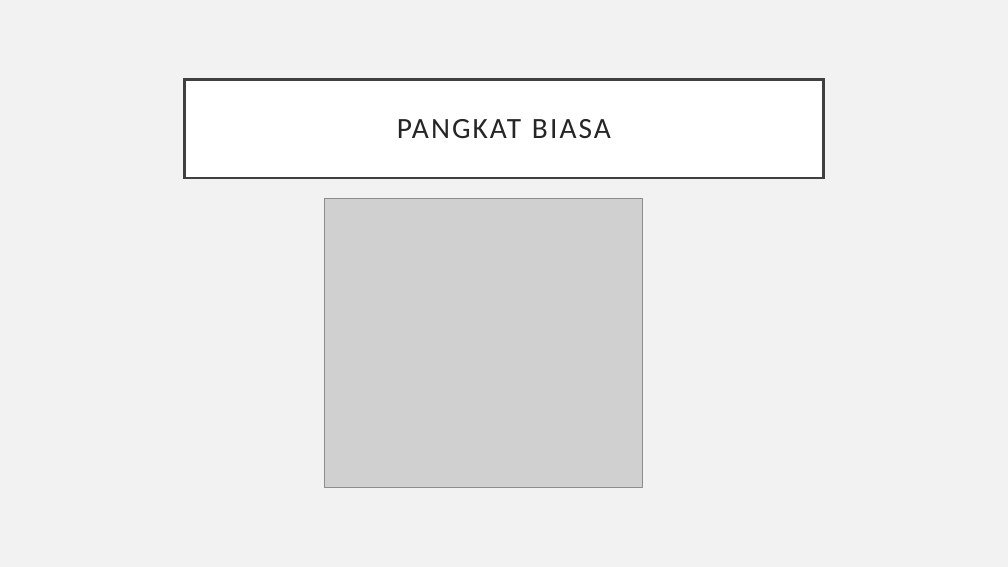
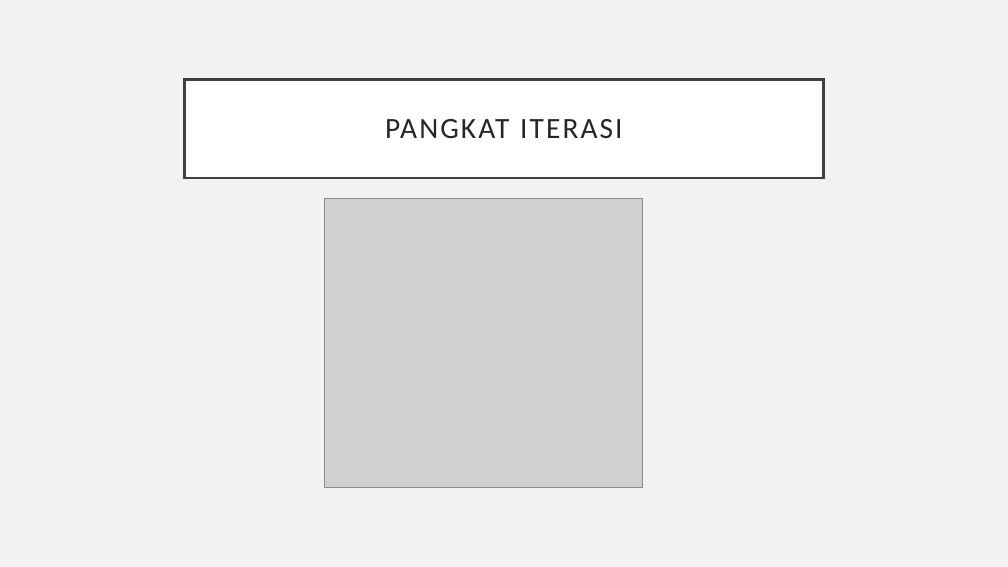
Before and after one commit to adithairun/materi-cpp, a slide deck: slide 3 of dunia ilkom/fungsi/3 Fungsi rekursif kelas terbuka.pptx (slide 2 before the commit). Drawn at 1008x567 pixels with LibreOffice and Linux fonts; fonts in the diff are those of the drawing; grey boxes stand for pictures. Boxes give left, top, right and bottom in pixels: in the first picture for what was removed or moved away, otherwise in the second. Text is boxed around its words. In the diff, an @@ line names an element or a change of style, - is before the commit and + after.

```diff
--- a/dunia ilkom/fungsi/3 Fungsi rekursif kelas terbuka.pptx
+++ b/dunia ilkom/fungsi/3 Fungsi rekursif kelas terbuka.pptx
@@ title at [385,119,622,138]: text changed @@
-PANGKAT BIASA
+PANGKAT ITERASI
```
Also in this commit, not shown: 1 slide added, 1 other file.
